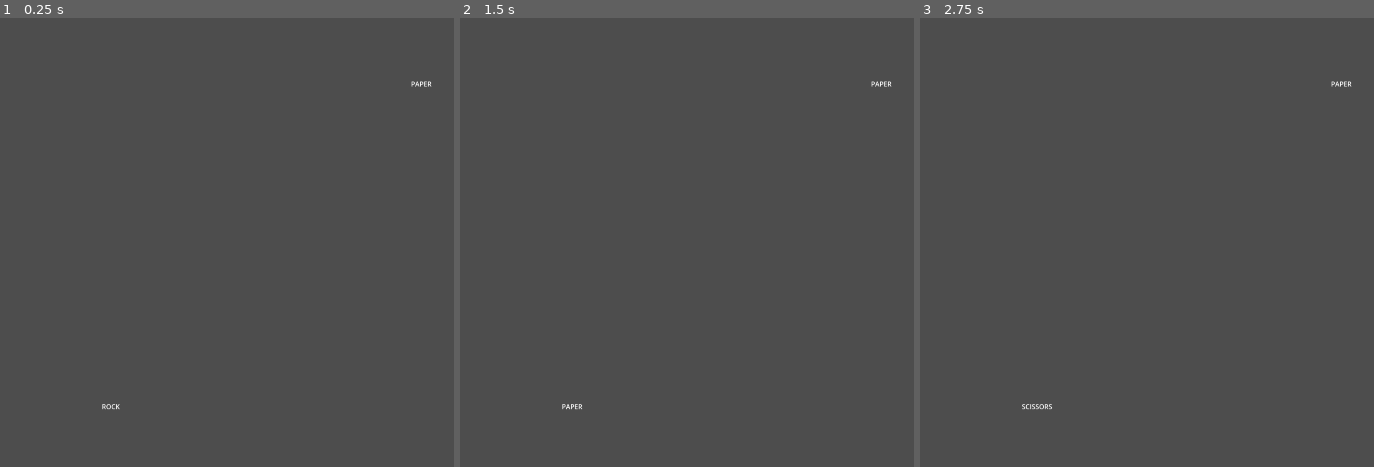
Above: before the commit, frames 1-3 (left to right).
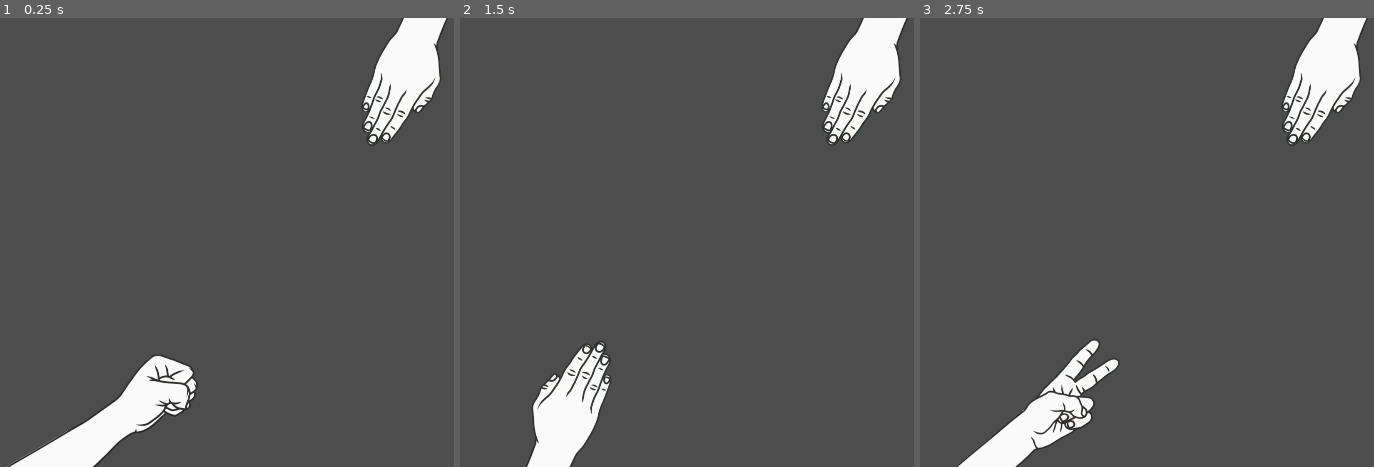
Above: after the commit, the same moments.

Repository: FrostyJoel/GameJam121124
Game: Godot game, scene res://scenes/rockpaperscissors.tscn
Two runs of this game, one before a commit and one after it. Both use one fixed random seed, a clock stepped at 60 frames per second and the inputs below. This scene is started directly instead of the project's main scene.
Inputs:
- Up to frame 1 (0.25 s): no input
- Up to frame 2 (1.5 s): tap Enter at 0.5 s; hold D (DirRight) 0.53-1.28 s; tap H (Action1) at 0.6 s; tap Space at 1.25 s; hold S (DirDown) from 1.28 s (still down); tap J (Action2) at 1.35 s
- Up to frame 3 (2.75 s): tap Enter at 2 s; release S (DirDown) at 2.03 s; hold D (DirRight) from 2.03 s (still down); tap H (Action1) at 2.1 s

The runs differ from the first frame. In frame 1, 6.9% of the frame differs, in the area x 1-99%, y 0-100%; in frame 2, 6.2%; in frame 3, 6.3%.

Commit message:
Added visuals to rock paper scissors microgame

Diff:
--- a/scenes/rockpaperscissors.tscn
+++ b/scenes/rockpaperscissors.tscn
@@ -11,14 +11,17 @@
 [node name="Camera2D" type="Camera2D" parent="."]
 
 [node name="CollisionShape2D" type="CollisionShape2D" parent="."]
+position = Vector2(1, 13)
 shape = SubResource("RectangleShape2D_s4fam")
 
 [node name="Player" type="Label" parent="."]
 offset_left = -415.0
-offset_top = 383.0
+offset_top = 397.0
 offset_right = -357.0
-offset_bottom = 406.0
+offset_bottom = 420.0
 text = "PLAYER"
+
+[node name="PlayerSprite" type="Sprite2D" parent="Player"]
 
 [node name="Opponent" type="Label" parent="."]
 offset_left = 328.0
@@ -28,6 +31,8 @@
 text = "OPPONENT
 "
 
+[node name="OpponentSprite" type="Sprite2D" parent="Opponent"]
+
 [node name="Timer" type="Timer" parent="."]
 wait_time = 5.0
 
--- a/scripts/rockpaperscissors.gd
+++ b/scripts/rockpaperscissors.gd
@@ -3,6 +3,16 @@
 @onready var opponent: Label = $Opponent
 @onready var player: Label = $Player
 @onready var timer: Timer = $Timer
+@onready var playersprite: Sprite2D = $Player/PlayerSprite
+@onready var opponent_sprite: Sprite2D = $Opponent/OpponentSprite
+
+var rocktexture = preload("res://assets/images/Rock.png")
+var rockflippedtexture = preload("res://assets/images/RockFlipped.png")
+var papertexture = preload("res://assets/images/Paper.png")
+var paperflippedtexture = preload("res://assets/images/PaperFlipped.png")
+var scissortexture = preload("res://assets/images/Scissor.png")
+var scissorflippedtexture = preload("res://assets/images/ScissorFlipped.png")
+var currenttexture
 
 
 
@@ -11,36 +21,46 @@
 	var randomint = randi_range(0,2)
 	if randomint == 0:
 		opponent.text = "ROCK"
+		opponent_sprite.texture = rockflippedtexture
 	elif randomint == 1:
 		opponent.text = "PAPER"
+		opponent_sprite.texture = paperflippedtexture
 	elif randomint == 2:
 		opponent.text = "SCISSORS"
+		opponent_sprite.texture = scissorflippedtexture
 
 	player.text = "ROCK"
-
+	playersprite.texture = rocktexture
+	currenttexture = rocktexture
 	timer.start()
 
 # Called every frame. 'delta' is the elapsed time since the previous frame.
 func _process(delta: float) -> void:
-	#Change answer with stick(left)
+	# Change answer with stick(left)
 	if Input.is_action_just_pressed("DirLeft") or Input.is_action_just_pressed("NegativeHorizontal"):
 		if player.text == "ROCK":
 			player.text = "SCISSORS"
+			playersprite.texture = scissortexture
 		elif player.text == "PAPER":
 			player.text = "ROCK"
+			playersprite.texture = rocktexture
 		elif player.text == "SCISSORS":
 			player.text = "PAPER"
+			playersprite.texture = papertexture
 
-	#Change answer with stick(right)
+	# Change answer with stick(right)
 	if Input.is_action_just_pressed("DirRight") or Input.is_action_just_pressed("PostiveHorizontal"):
 		if player.text == "ROCK":
 			player.text = "PAPER"
+			playersprite.texture = papertexture
 		elif player.text == "PAPER":
 			player.text = "SCISSORS"
+			playersprite.texture = scissortexture
 		elif player.text == "SCISSORS":
 			player.text = "ROCK"
+			playersprite.texture = rocktexture
 
-	#Enter answer
+	# Enter answer
 	if Input.is_action_just_pressed("Action1") or Input.is_action_just_pressed("Action2"):
 		if opponent.text == "ROCK":
 			if player.text == "PAPER":
@@ -58,6 +78,6 @@
 			else:
 				print("YOU LOSE")
 
-
+# Fail state when timer runs out
 func _on_timer_timeout() -> void:
 	print("YOU LOSE") # Replace with function body.
Binary file added: assets/images/Paper.png
Not shown, added: assets/images/Paper.png.import
Binary file added: assets/images/PaperFlipped.png
Not shown, added: assets/images/PaperFlipped.png.import
Binary file added: assets/images/Rock.png
Not shown, added: assets/images/Rock.png.import
Binary file added: assets/images/RockFlipped.png
Not shown, added: assets/images/RockFlipped.png.import
Binary file added: assets/images/Scissor.png
Not shown, added: assets/images/Scissor.png.import
Binary file added: assets/images/ScissorFlipped.png
Not shown, added: assets/images/ScissorFlipped.png.import
